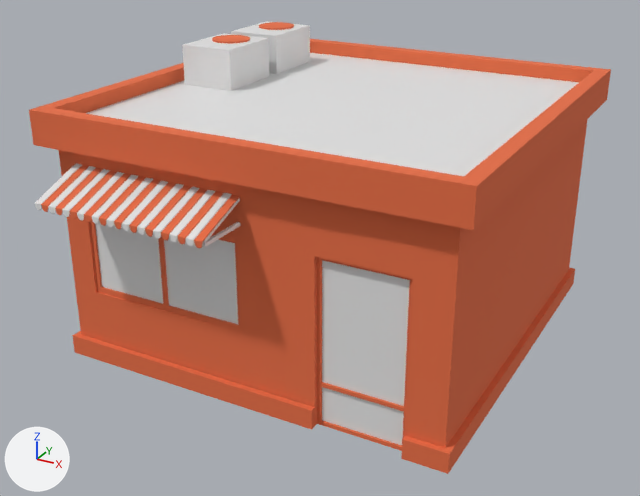
A saved change to the FBX model Assets/Models/ShopModel 1.fbx.
Camera for both pictures: a camera (50 mm lens) standing at (4.68, -9.12, 5.45) and looking at (-0.05, -0.52, 1.15). Lighting does not change. The marker at lower left points along +X, +Y and +Z. Vertices at the same position are counted once.
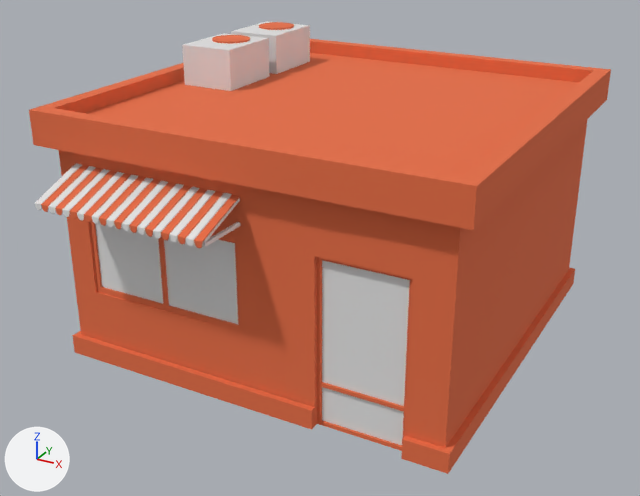
Edits to the scene script, one JSON object a line:
```json
{"block": "me_cube_001", "where": "me_cube_001.from_pydata(...)  # 918 vertices, 604 faces; spans x -2.5..2.5, y -2.97..2.5, z 0.0..3.36"}
{"block": "me_cube_001", "where": "# used by ob_cube; location = (0.0, 0.0, 0.0)"}
{"block": "me_cube_001", "change": "me_cube_001 part 1: the 1 face centred in x 0.0, y 0.0, z 2.83 switches from mat_white (white #e7e7e7) to mat_main (orange #e76e44)"}
```

Where the change shows, as pixel boxes (x1, y1, x2, y2) in the pictures (640 x 496 px):
```json
{"part": 1, "of": "me_cube_001", "change": "recoloured", "before": [86, 53, 579, 176], "after": [86, 53, 579, 176], "on screen": "white to orange"}
```
